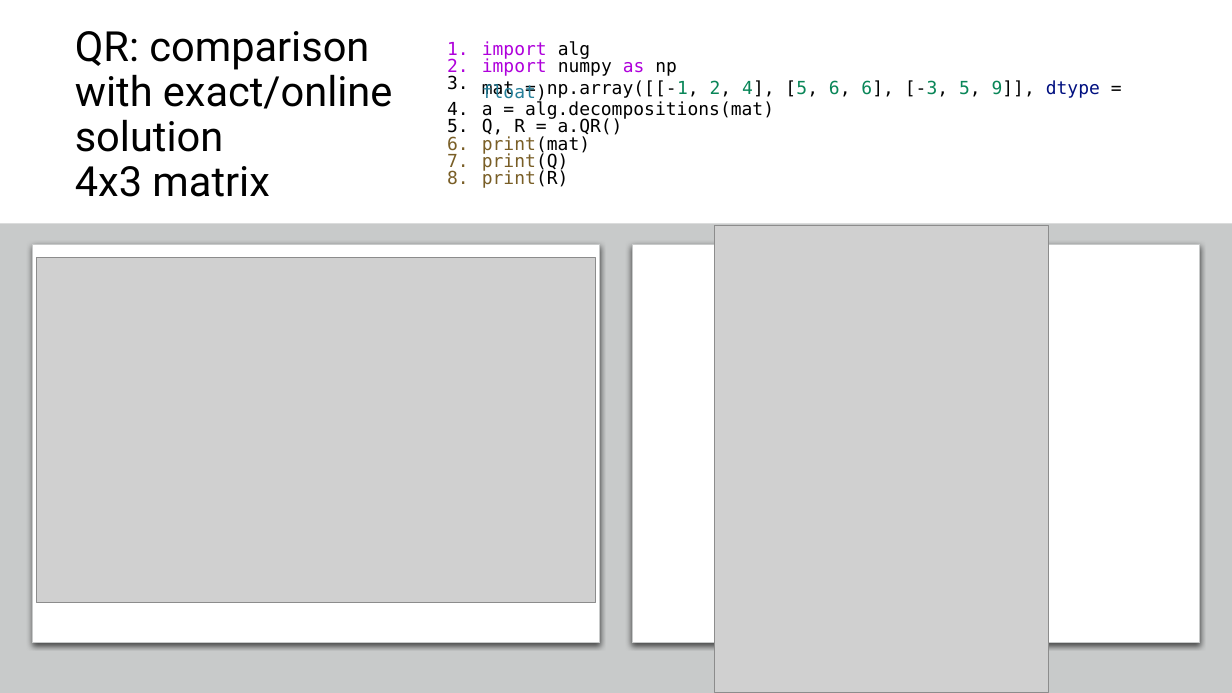
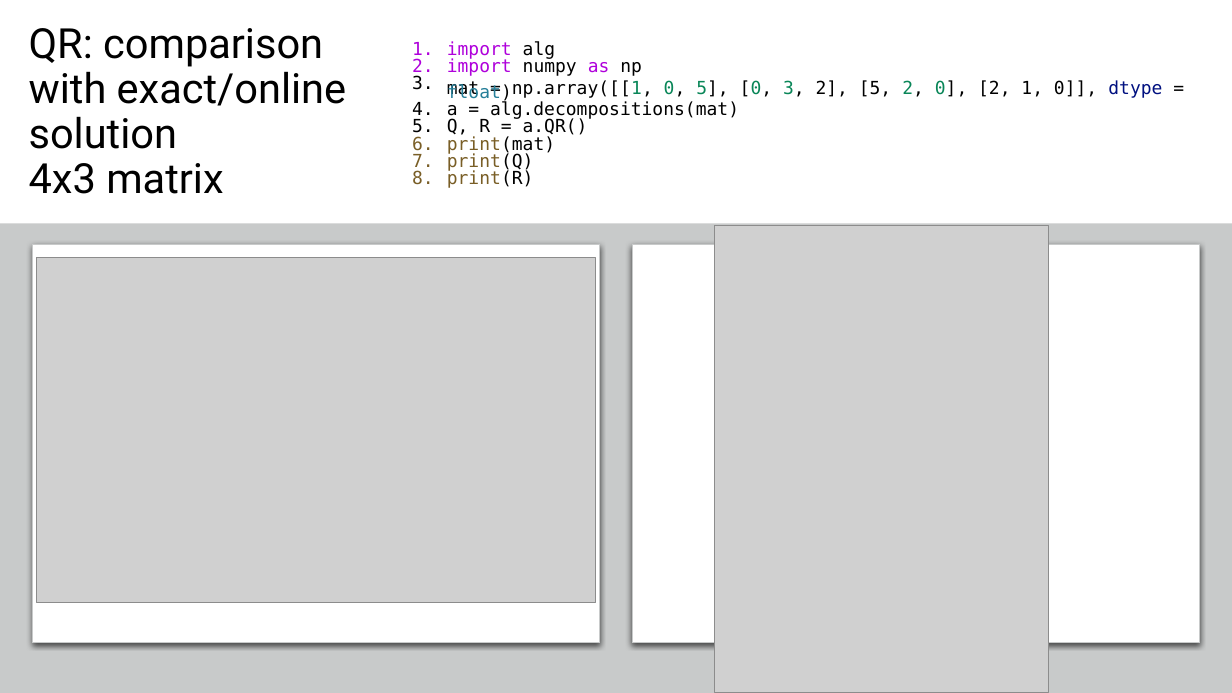
Before and after one commit to netalydana28/Python2, a slide deck: slide 57 of project3/algebra.pptx (slide 19 before the commit). Drawn at 1232x693 pixels with LibreOffice and Linux fonts; fonts in the diff are those of the drawing; grey boxes stand for pictures. Boxes give left, top, right and bottom in pixels: in the first picture for what was removed or moved away, otherwise in the second. Text is boxed around its words. In the diff, an @@ line names an element or a change of style, - is before the commit and + after.

```diff
--- a/project3/algebra.pptx
+++ b/project3/algebra.pptx
@@ title "QR: comparison with exact/online solution ...": place and size @@
-title "QR: comparison with exact/online solution ..." at (75,31,393,197)
+title "QR: comparison with exact/online solution ..." at (29,28,347,194)
@@ text "import alg": place and size @@
-text "import alg" at (482,41,1100,188)
+text "import alg" at (447,41,1162,188)
@@ text at (447,80,1162,103): text changed @@
-3. mat = np.array([[-1, 2, 4], [5, 6, 6], [-3, 5, 9]], dtype = float)
+3. mat = np.array([[1, 0, 5], [0, 3, 2], [5, 2, 0], [2, 1, 0]], dtype = float)
```
Also in this commit, not shown: 9 other slides changed, 46 slides added, 6 slides removed, 4 other files.
